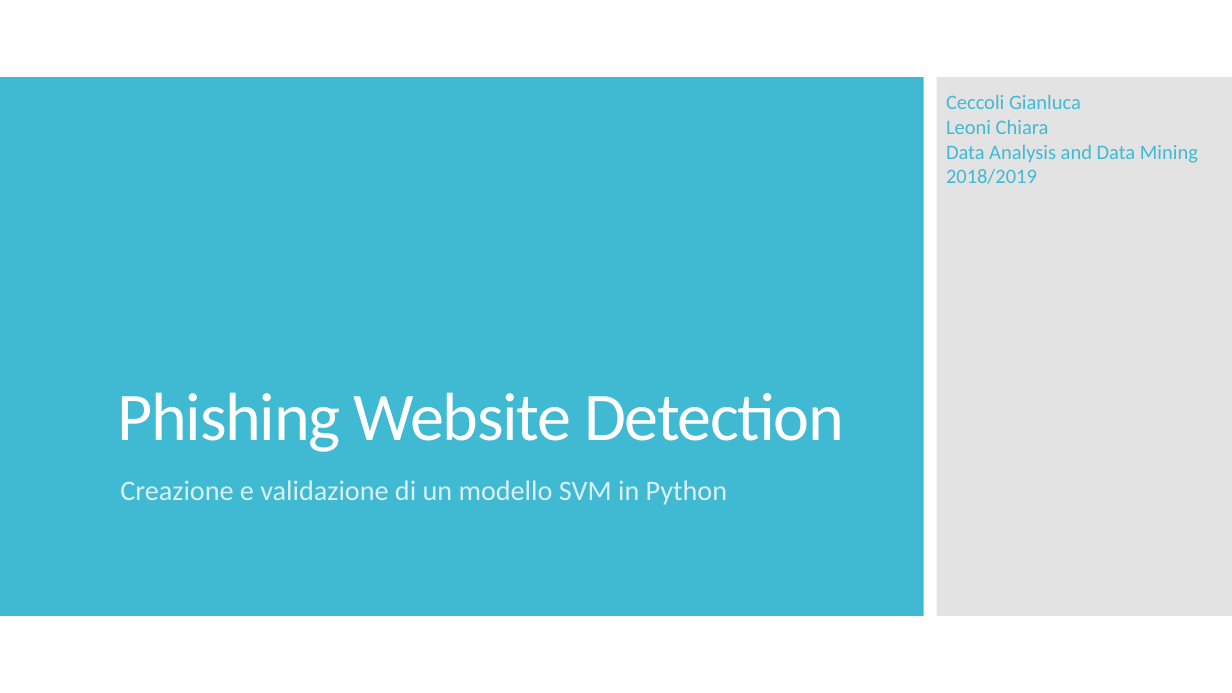
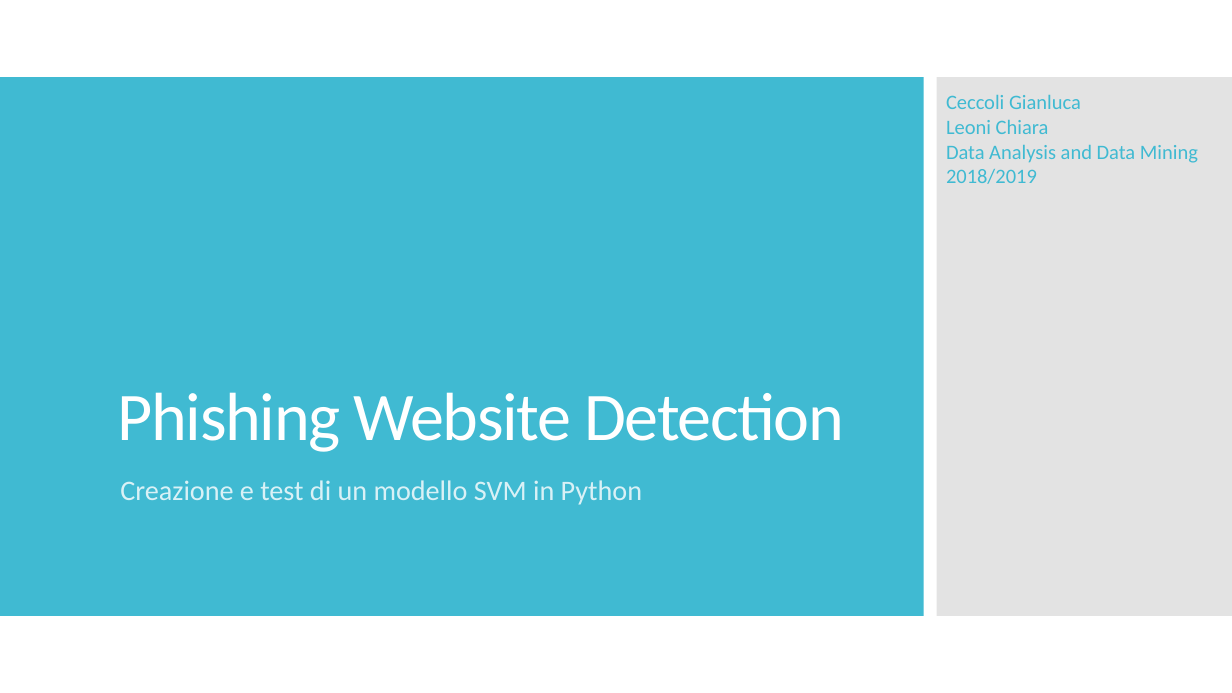
Before and after one commit to gianlubiscotto/Data-Analysis-and-Data-Mining, a slide deck: slide 1 of slide.pptx. Drawn at 1232x693 pixels with LibreOffice and Linux fonts; fonts in the diff are those of the drawing. Boxes give left, top, right and bottom in pixels: in the first picture for what was removed or moved away, otherwise in the second. Text is boxed around its words. In the diff, an @@ line names an element or a change of style, - is before the commit and + after.

```diff
--- a/slide.pptx
+++ b/slide.pptx
@@ subtitle at (x1=120, y1=480, x2=642, y2=505): text changed @@
-Creazione e validazione di un modello SVM in Python
+Creazione e test di un modello SVM in Python
```
Also in this commit, not shown: 3 other slides changed, 1 slide removed, 1 other file.
